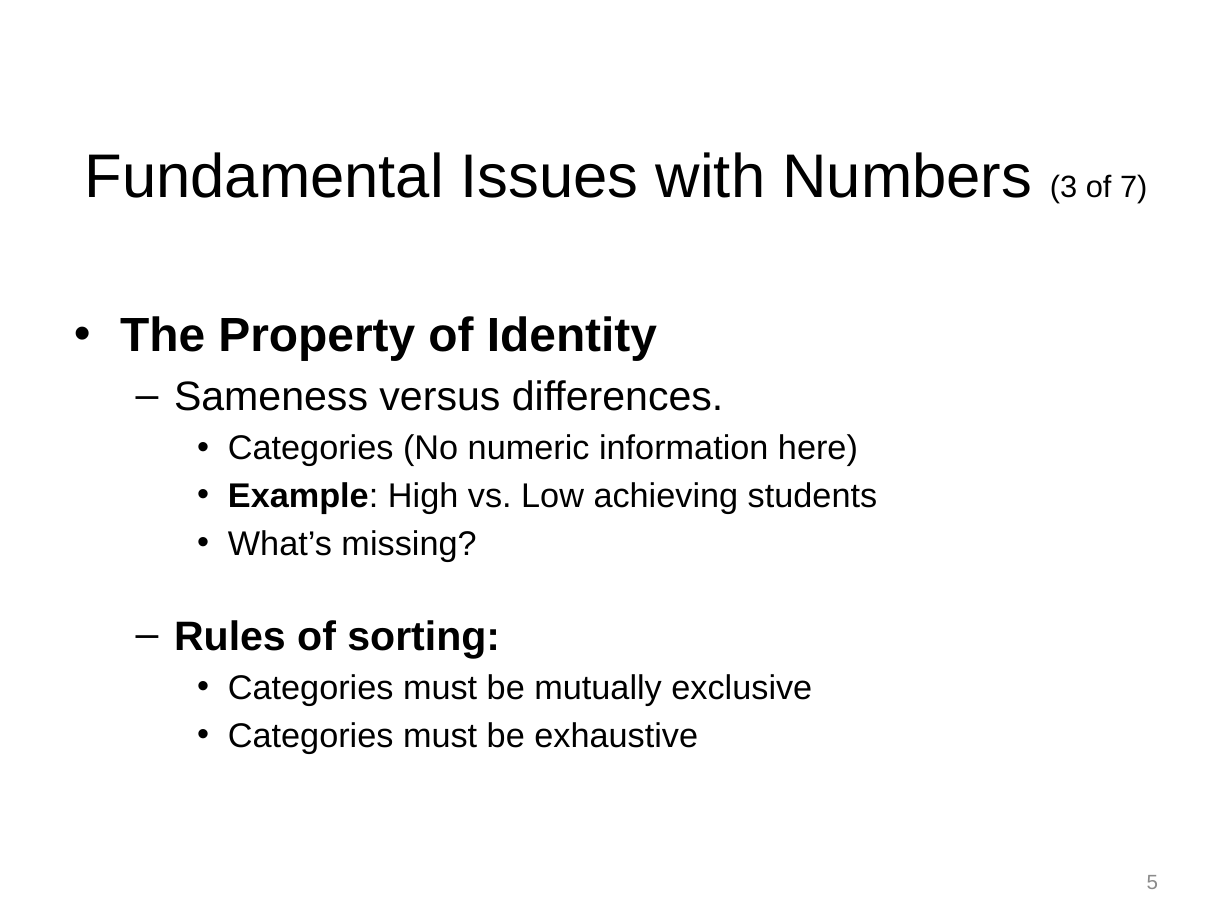
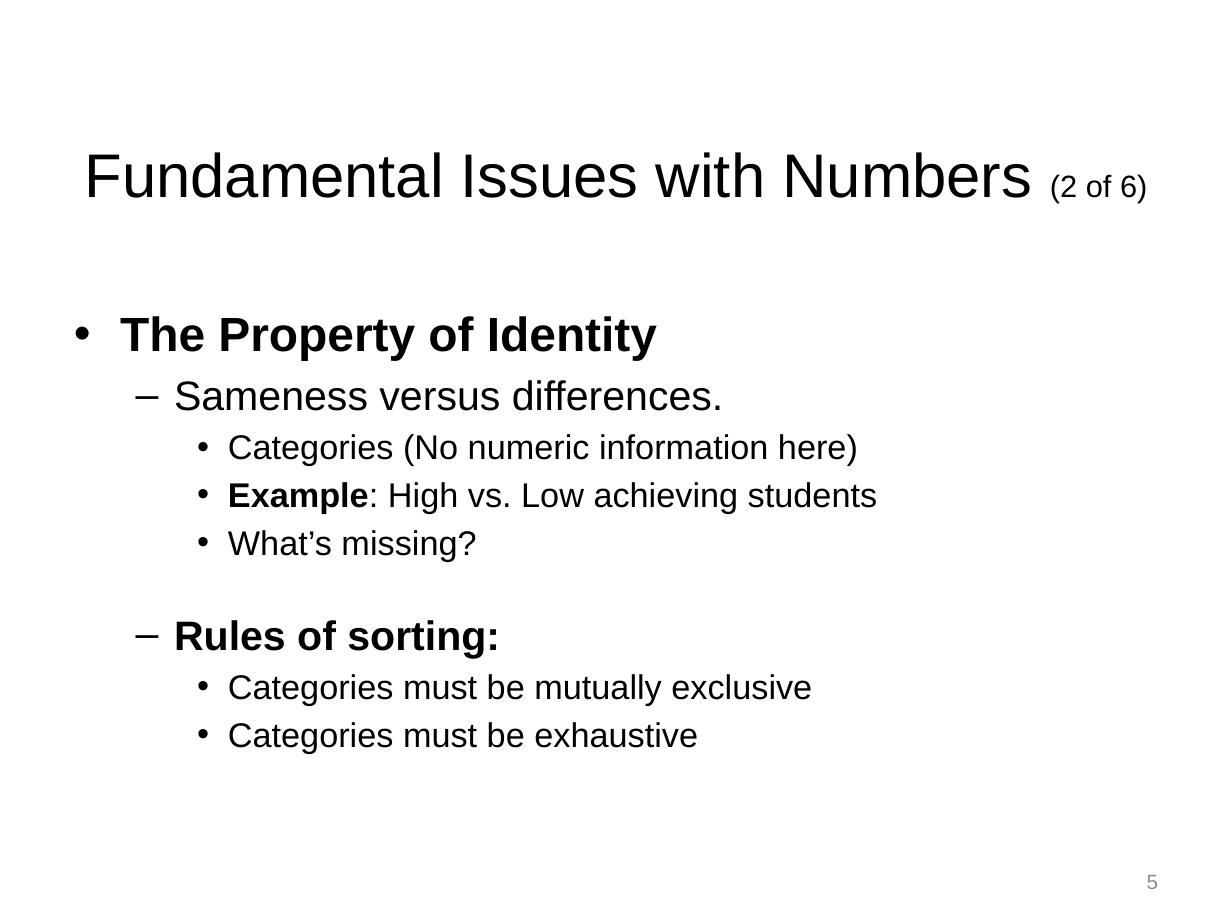
Before and after one commit to npm27/Teaching-Materials, a slide deck: slide 5 of Tests and Eval/Slides/2 Chapter 2.pptx. Drawn at 1232x924 pixels with LibreOffice and Linux fonts; fonts in the diff are those of the drawing. Boxes give left, top, right and bottom in pixels: in the first picture for what was removed or moved away, otherwise in the second. Text is boxed around its words. In the diff, an @@ line names an element or a change of style, - is before the commit and + after.

```diff
--- a/Tests and Eval/Slides/2 Chapter 2.pptx
+++ b/Tests and Eval/Slides/2 Chapter 2.pptx
@@ title at box(84, 152, 1147, 203): text changed @@
-Fundamental Issues with Numbers (3 of 7)
+Fundamental Issues with Numbers (2 of 6)
```
Also in this commit, not shown: 10 other slides changed, 1 other file.
